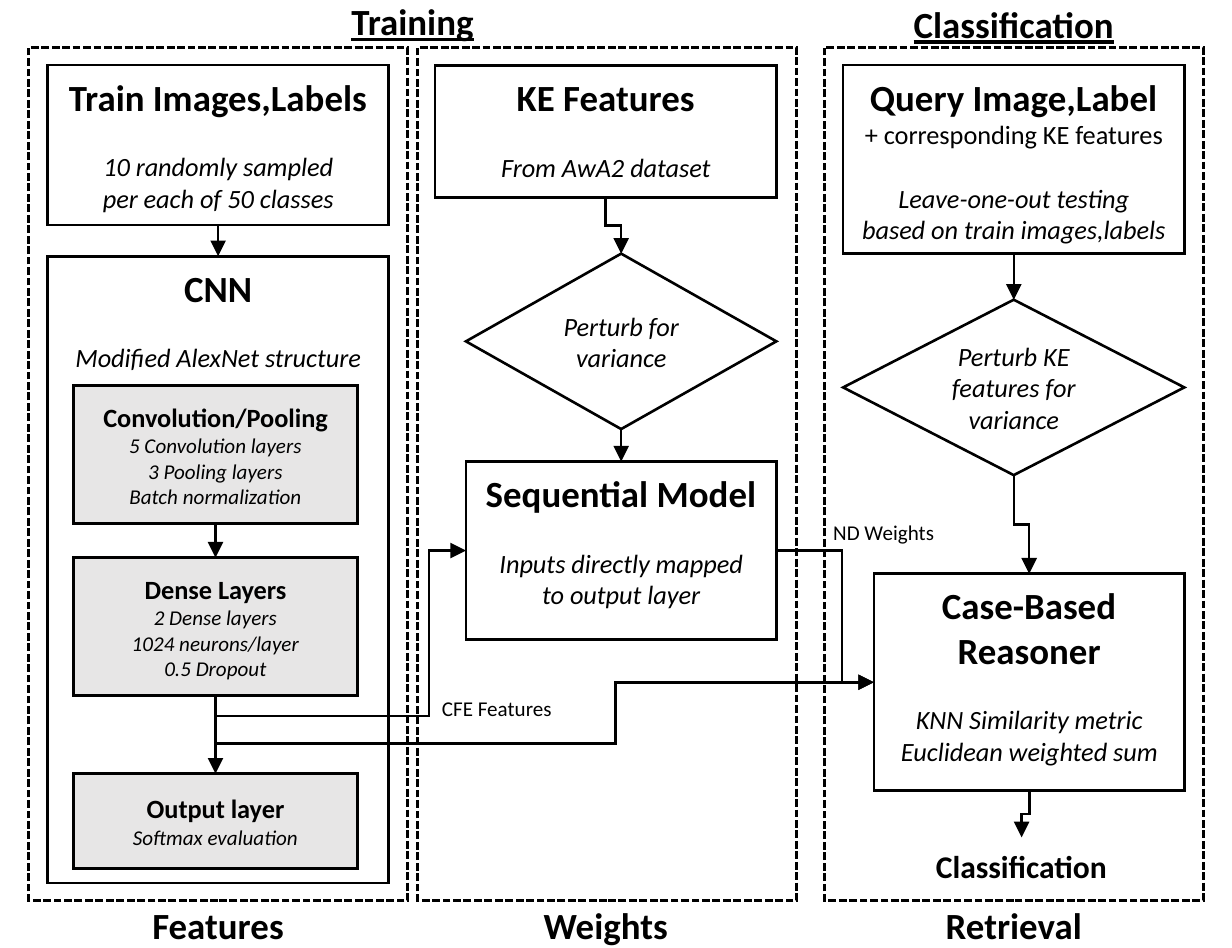
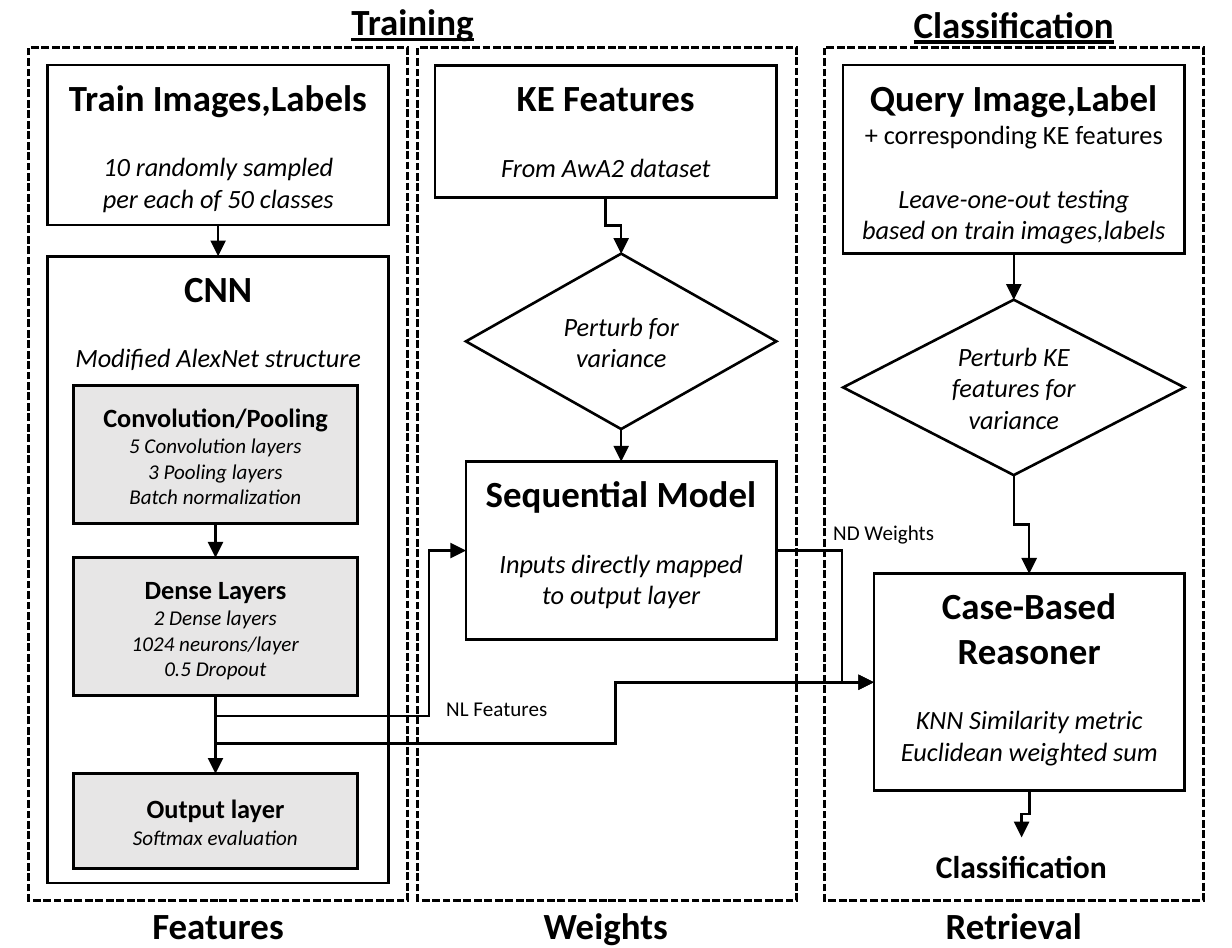
Before and after one commit to zwilkerson-iu/expRetrieval_CBR, a slide deck: slide 1 of ModelFigure_revised.pptx. Drawn at 1232x948 pixels with LibreOffice and Linux fonts; fonts in the diff are those of the drawing. Boxes give left, top, right and bottom in pixels: in the first picture for what was removed or moved away, otherwise in the second. Text is boxed around its words. In the diff, an @@ line names an element or a change of style, - is before the commit and + after.

```diff
--- a/ModelFigure_revised.pptx
+++ b/ModelFigure_revised.pptx
@@ text at (446, 702, 547, 716): text changed @@
-CFE Features
+NL Features
```
Also in this commit, not shown: 4 other files.
